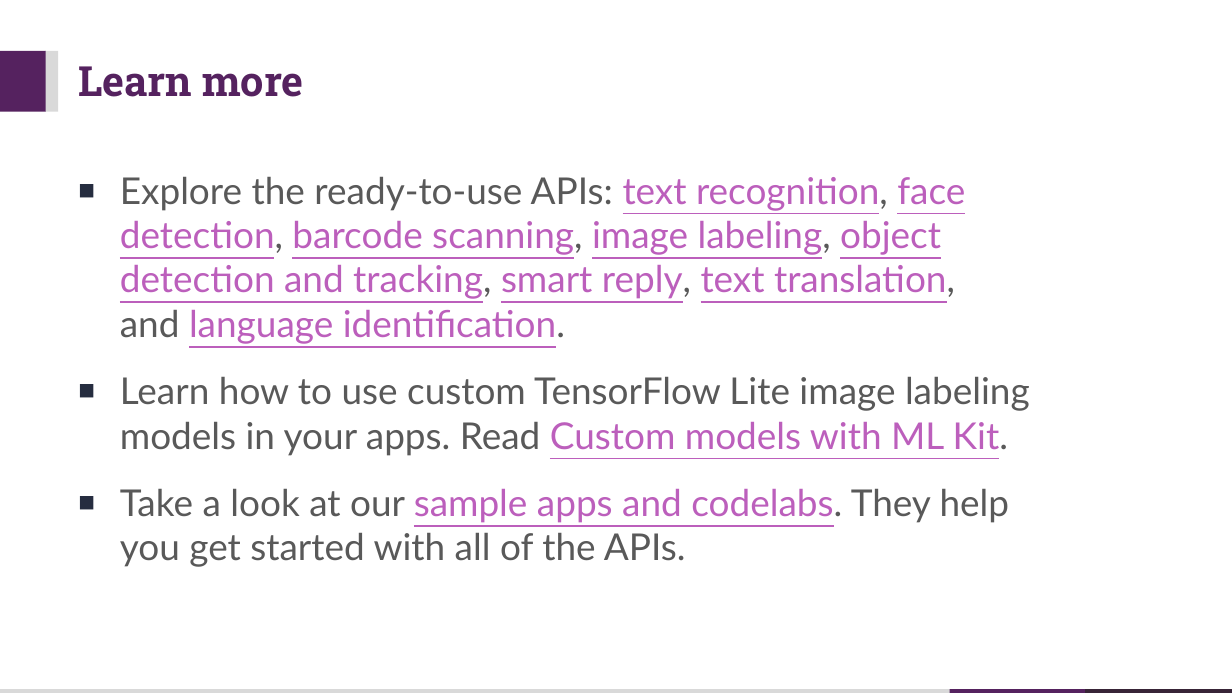
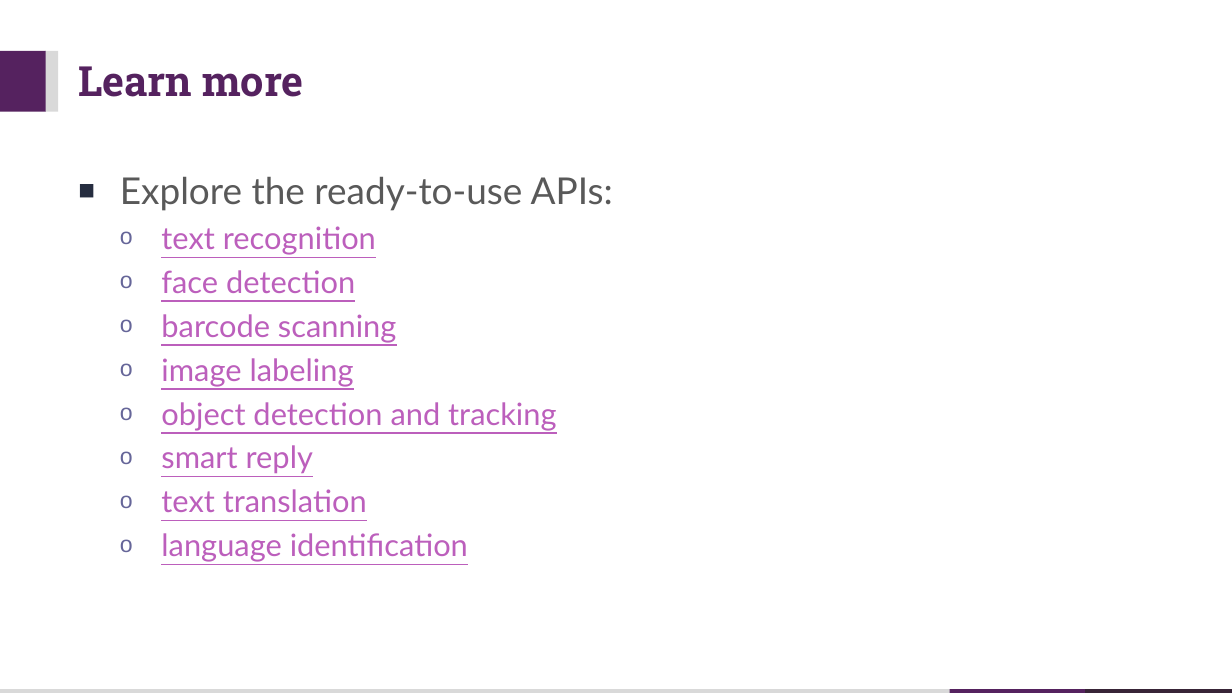
Before and after one commit to walkman617/IMD, a slide deck: slide 17 of ML_Kit/Introduction.pptx. Drawn at 1232x693 pixels with LibreOffice and Linux fonts; fonts in the diff are those of the drawing. Boxes give left, top, right and bottom in pixels: in the first picture for what was removed or moved away, otherwise in the second. Text is boxed around its words. In the diff, an @@ line names an element or a change of style, - is before the commit and + after.

```diff
--- a/ML_Kit/Introduction.pptx
+++ b/ML_Kit/Introduction.pptx
@@ text at (120,177,613,562): text changed; size 24 to 20 pt @@
-■ Explore the ready-to-use APIs: text recognition, face detection, barcode scanning, image labeling, object detection and tracking, smart reply, text translation, and language identification.
-■ Learn how to use custom TensorFlow Lite image labeling models in your apps. Read Custom models with ML Kit.
-■ Take a look at our sample apps and codelabs. They help you get started with all of the APIs.
+■ Explore the ready-to-use APIs:
+  o text recognition
+  o face detection
+  o barcode scanning
+  o image labeling
+  o object detection and tracking
+  o smart reply
+  o text translation
+  o language identification
```
Also in this commit, not shown: 1 slide added, 1 other file.
